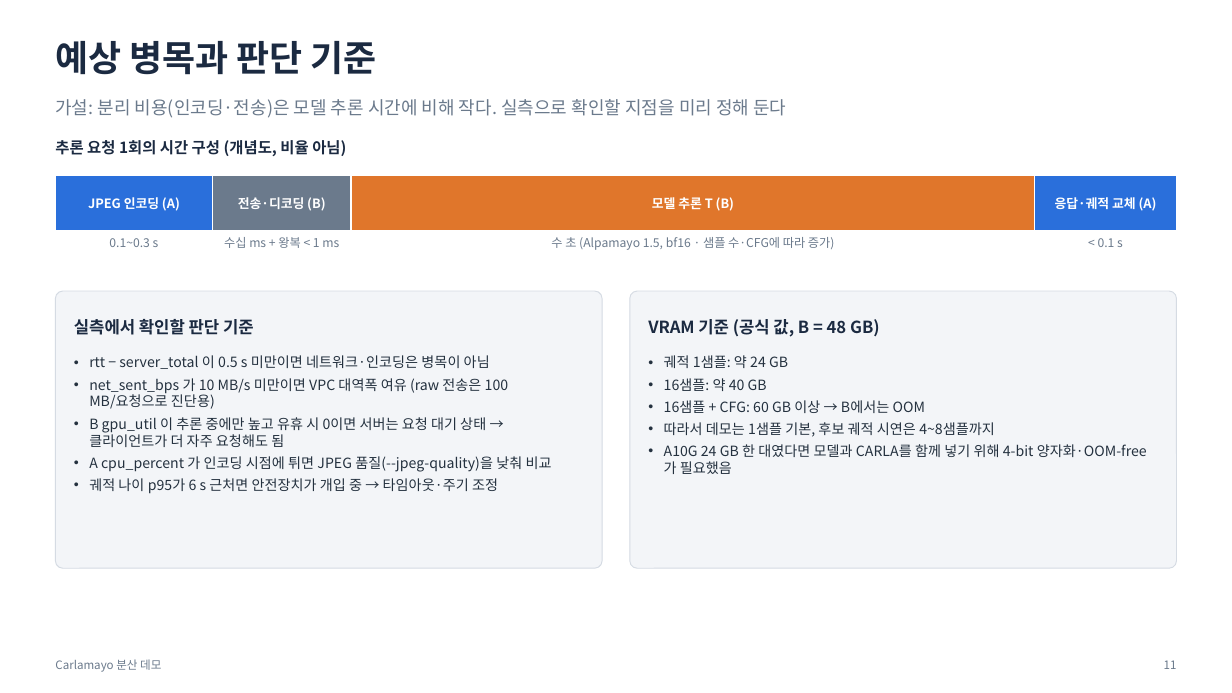
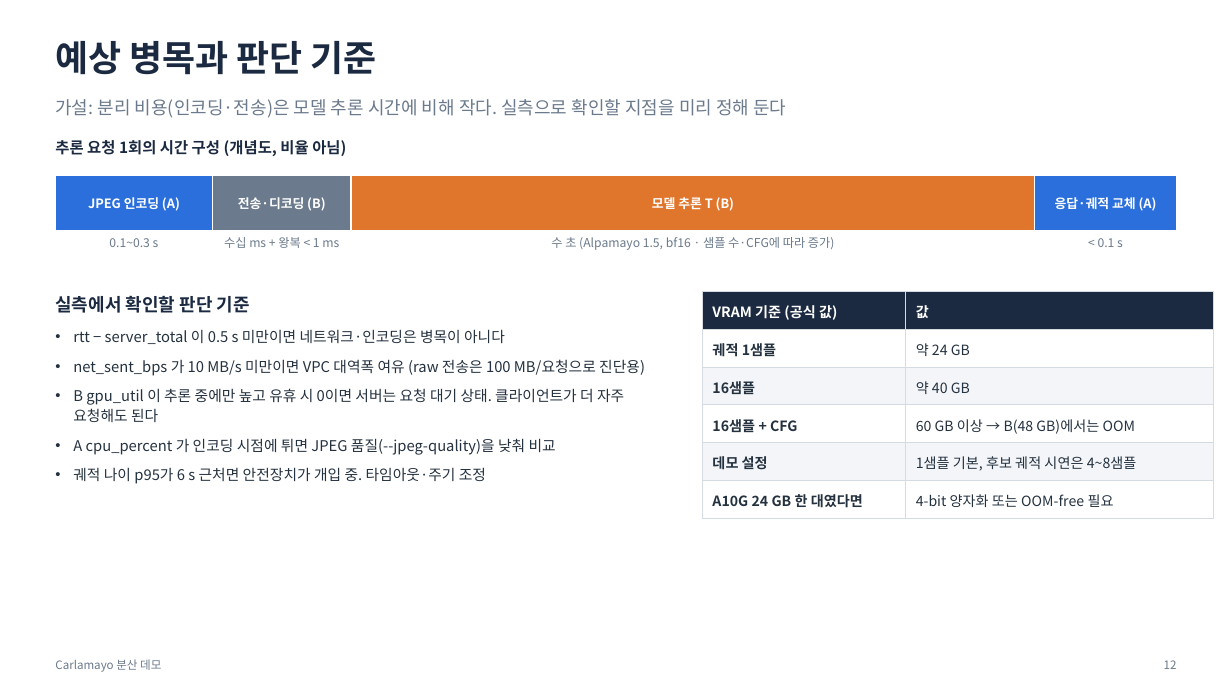
Before and after one commit to JwonMoon/carlamayo-my-distributed, a slide deck: slide 12 of docs/distributed/demo-overview.pptx (slide 11 before the commit). Drawn at 1232x693 pixels with LibreOffice and Linux fonts; fonts in the diff are those of the drawing. Boxes give left, top, right and bottom in pixels: in the first picture for what was removed or moved away, otherwise in the second. Text is boxed around its words. In the diff, an @@ line names an element or a change of style, - is before the commit and + after.

```diff
--- a/docs/distributed/demo-overview.pptx
+++ b/docs/distributed/demo-overview.pptx
@@ text "실측에서 확인할 판단 기준": place and size @@
-text "실측에서 확인할 판단 기준" at (74,319,254,335)
+text "실측에서 확인할 판단 기준" at (55,296,250,313)
@@ text "실측에서 확인할 판단 기준" at (55,296,250,313): size 13 to 14 pt @@
@@ rounded rectangle removed at (55,291,603,568) @@
@@ rounded rectangle removed at (630,291,1177,568) @@
@@ table added at (702,291,1214,512), 6 rows, 2 columns @@
+VRAM 기준 (공식 값) | 값
+궤적 1샘플 | 약 24 GB
+16샘플 | 약 40 GB
+16샘플 + CFG | 60 GB 이상 → B(48 GB)에서는 OOM
+데모 설정 | 1샘플 기본, 후보 궤적 시연은 4~8샘플
+A10G 24 GB 한 대였다면 | 4-bit 양자화 또는 OOM-free 필요
@@ text "rtt − server_total 이 0.5 ...": place and size @@
-text "rtt − server_total 이 0.5 ..." at (89,355,552,494)
+text "rtt − server_total 이 0.5 ..." at (73,329,645,484)
@@ text at (73,329,505,344): text changed; size 11 to 11.5 pt @@
-• rtt − server_total 이 0.5 s 미만이면 네트워크·인코딩은 병목이 아님
+• rtt − server_total 이 0.5 s 미만이면 네트워크·인코딩은 병목이 아니다
@@ text removed at (648,319,880,337) @@
-VRAM 기준 (공식 값, B = 48 GB)
@@ text at (73,359,645,455): size 11 to 11.5 pt in "net_sent_bps 가 10 MB/s 미만이면 VPC 대역폭 ...", "A cpu_percent 가 인코딩 시점에 튀면 JPEG ..."; indent changed; line spacing 1 to 1.15; more space between paragraphs @@
@@ text removed at (664,355,1147,474) @@
-• 궤적 1샘플: 약 24 GB
-• 16샘플: 약 40 GB
-• 16샘플 + CFG: 60 GB 이상 → B에서는 OOM
-• 따라서 데모는 1샘플 기본, 후보 궤적 시연은 4~8샘플까지
-• A10G 24 GB 한 대였다면 모델과 CARLA를 함께 넣기 위해 4-bit 양자화·OOM-free가 필요했음
@@ text at (73,388,624,422): text changed; size 11 to 11.5 pt @@
-• B gpu_util 이 추론 중에만 높고 유휴 시 0이면 서버는 요청 대기 상태 → 클라이언트가 더 자주 요청해도 됨
+• B gpu_util 이 추론 중에만 높고 유휴 시 0이면 서버는 요청 대기 상태. 클라이언트가 더 자주 요청해도 된다
@@ text at (73,467,486,484): text changed; size 11 to 11.5 pt @@
-• 궤적 나이 p95가 6 s 근처면 안전장치가 개입 중 → 타임아웃·주기 조정
+• 궤적 나이 p95가 6 s 근처면 안전장치가 개입 중. 타임아웃·주기 조정
@@ text at (1164,660,1177,669): text changed @@
-11
+12
```
Also in this commit, not shown: 15 other slides changed, 1 slide added, 7 other files.
